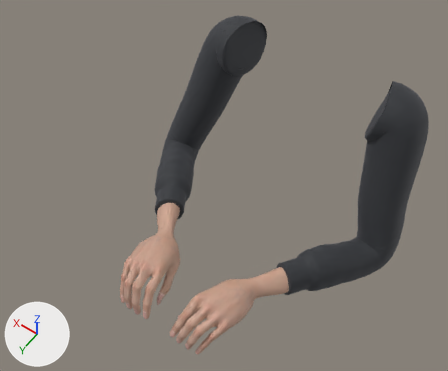
What one commit did to the glTF model frontend/public/room/arms.glb.
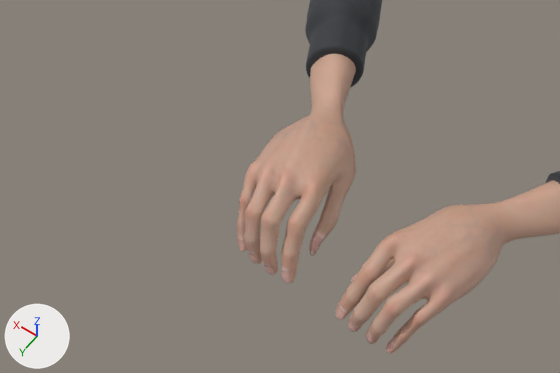
Each version appears first whole from a 50 mm camera at (-0.389, 0.451, 1.835) aimed at (0.032, -0.139, 0.908), and next in a close-up on the part from 0% to 63% of the width and 47% to 98% of the height. The lights are fixed; the arrows at lower left show +X, +Y and +Z. The older version's two pictures come first. Where no turn or scale is listed for an object, it has been applied to the vertices. Vertices at exactly the same position are counted once.

The first close-up shows 'Skin', 'Sleeves'.
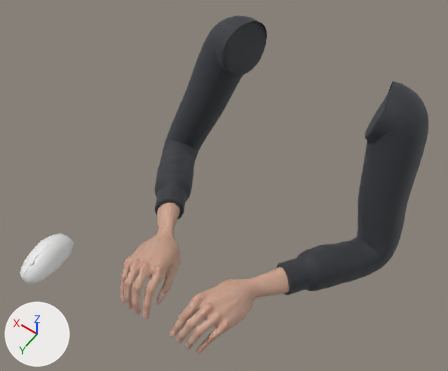
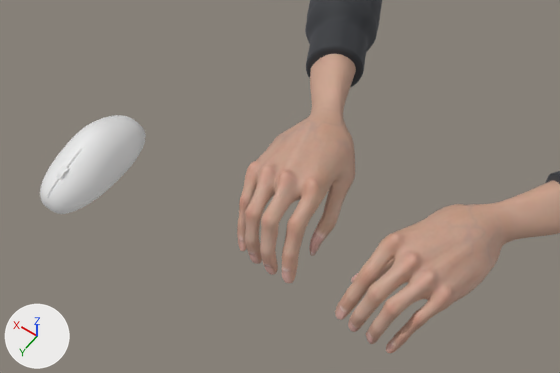
What differs and where, as boxes (x1, y1, x2, y2) in the close-ups (560 x 373 px):
'MouseShell', added: after (40, 115, 146, 214)
'MouseWheel', added: after (56, 166, 69, 180)
'MouseSeam', added: after (47, 148, 82, 199)
part 1 of me_skin, cut back: before (239, 113, 458, 333); after (240, 113, 458, 333)

Diff of the bpy script that builds the scene:
```diff
--- a/frontend/public/room/arms.glb.py
+++ b/frontend/public/room/arms.glb.py
@@ me_skin @@
 # used by ob_skin; location = (0.0, 0.0, 0.0)
-me_skin.from_pydata(...)  # 13626 vertices, 27168 faces; spans x -0.169..0.162, y -0.121..0.122, z 0.769..0.853
+me_skin.from_pydata(...)  # 19827 vertices, 39570 faces; spans x -0.169..0.162, y -0.121..0.122, z 0.769..0.855
+# me_skin part 1: 370 vertices moved within x -0.127..0.12, y -0.031..0.121, z 0.775..0.851; 5358 vertices removed from x -0.129..0.126, y -0.072..0.121, z 0.773..0.853; 11559 vertices added at x -0.129..0.126, y -0.072..0.121, z 0.773..0.855
 me_skin.materials.append(mat_skin)
@@ me_mousewheel @@
+me_mousewheel.from_pydata(...)  # 56 vertices, 108 faces; spans x -0.0033..0.0033, y 0.022..0.041, z 0.016..0.035
@@ me_mouseshell @@
+me_mouseshell.from_pydata(...)  # 2810 vertices, 5616 faces; spans x -0.033..0.033, y -0.063..0.063, z 0.0015..0.043
@@ me_mouseseam @@
+me_mouseseam.from_pydata(...)  # 144 vertices, 284 faces; spans x -0.0006..0.0006, y 0.0049..0.0598, z 0.0172..0.0416
@@ ob_mousewheel @@
+ob_mousewheel = bpy.data.objects.new('MouseWheel', me_mousewheel)
+ob_mousewheel.location = (0.29, 0.12, 0.74)
@@ ob_mouseshell @@
+ob_mouseshell = bpy.data.objects.new('MouseShell', me_mouseshell)
+ob_mouseshell.location = (0.29, 0.12, 0.74)
@@ ob_mouseseam @@
+ob_mouseseam = bpy.data.objects.new('MouseSeam', me_mouseseam)
+ob_mouseseam.location = (0.29, 0.12, 0.74)
```
